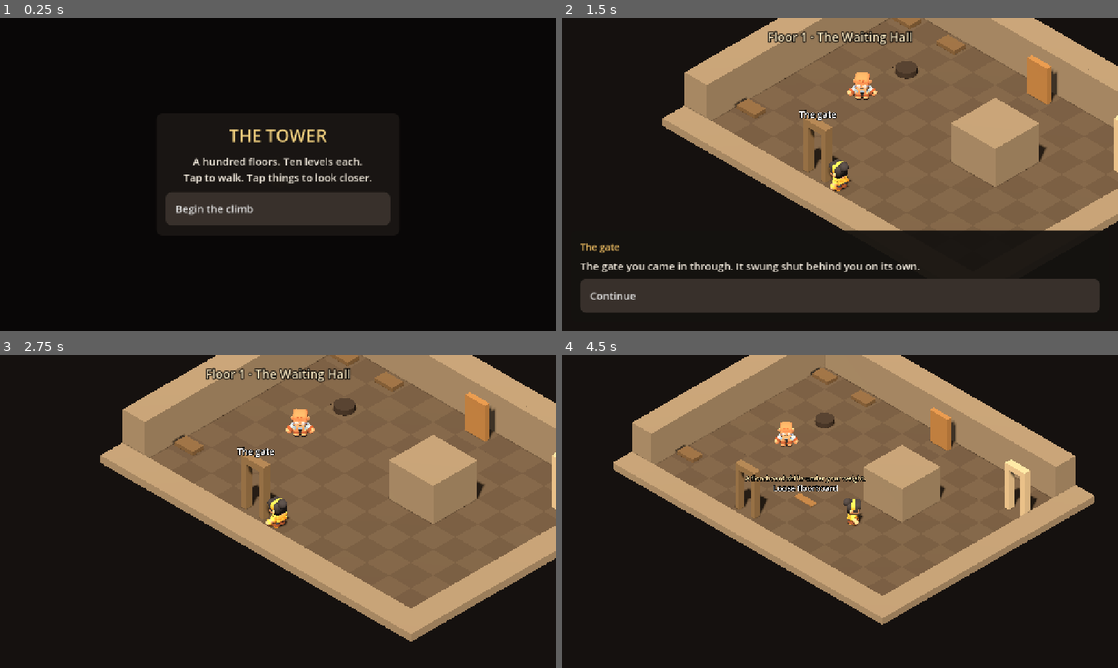
Above: before the commit, frames 1-4 (two rows, left to right).
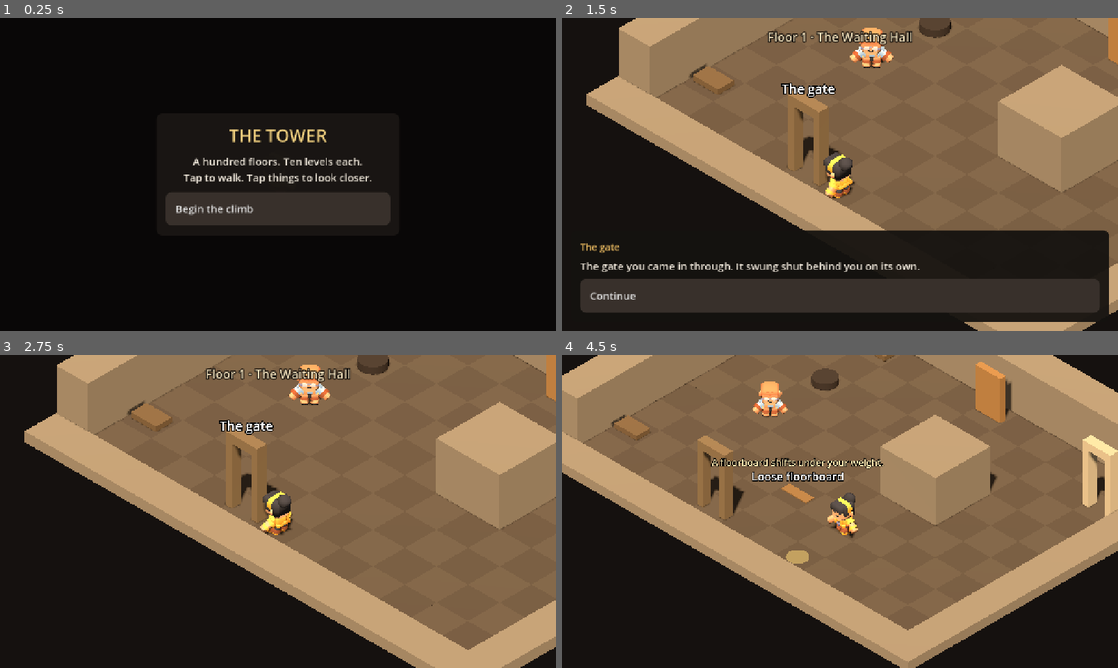
Above: after the commit, the same moments.

Repository: vel71184/the-tower
Game: Godot game, scene res://scenes/main.tscn
Two runs of this game, one before a commit and one after it. Both use one fixed random seed, a clock stepped at 60 frames per second and the inputs below.
Inputs (mouse positions are in pixels of both pictures, inside the frame that each line leads up to):
- Up to frame 1 (0.25 s): no input
- Up to frame 2 (1.5 s): click "Begin the climb" at 0.5 s; tap Enter (ui_accept) at 1.25 s; move the mouse to (962, 158) at 1.27 s; hold D (move_right) from 1.28 s (still down); hold E (interact) from 1.28 s (still down); click (962, 158) at 1.42 s
- Up to frame 3 (2.75 s): tap Enter (ui_accept) at 1.52 s; release D (move_right) at 2 s; release E (interact) at 2 s; click "Continue" at 2 s
- Up to frame 4 (4.5 s): drag from (728, 527) to (812, 574) at 2.77 s; move the mouse to (895, 442) at 3.52 s; hold D (move_right) 3.53-4.25 s; hold - (zoom_out) 3.53-4.25 s; drag from (812, 574) to (673, 464) at 4.27 s

The runs differ from the first frame. In frame 2, 29% of the frame differs, in the area x 4-100%, y 0-100%; in frame 3, 38%; in frame 4, 51%, in the area x 0-100%, y 0-100%.

Commit message:
Start the camera closer, now that characters are real models
Co-Authored-By: Claude Opus 5.5 <noreply@anthropic.com>
Claude-Session: https://claude.ai/code/session_018eCtRiykKVLLKD4TJKqToP

Diff:
--- a/scripts/game/iso_camera.gd
+++ b/scripts/game/iso_camera.gd
@@ -10,7 +10,7 @@
 
 func _ready() -> void:
 	projection = PROJECTION_ORTHOGONAL
-	size = 10.0
+	size = 7.0
 	near = 0.1
 	far = 100.0
 	rotation_degrees = Vector3(-35.264, 45.0, 0.0)
